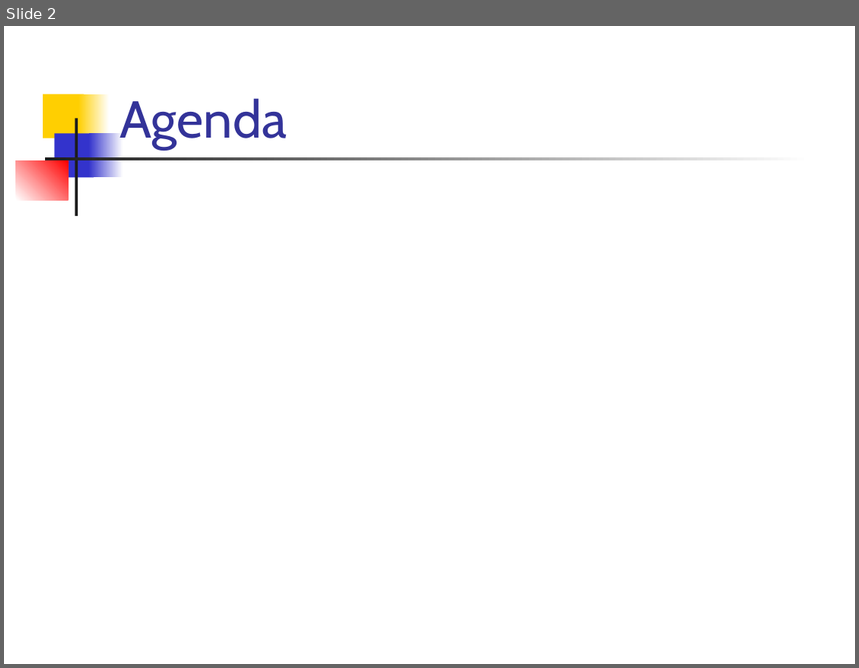
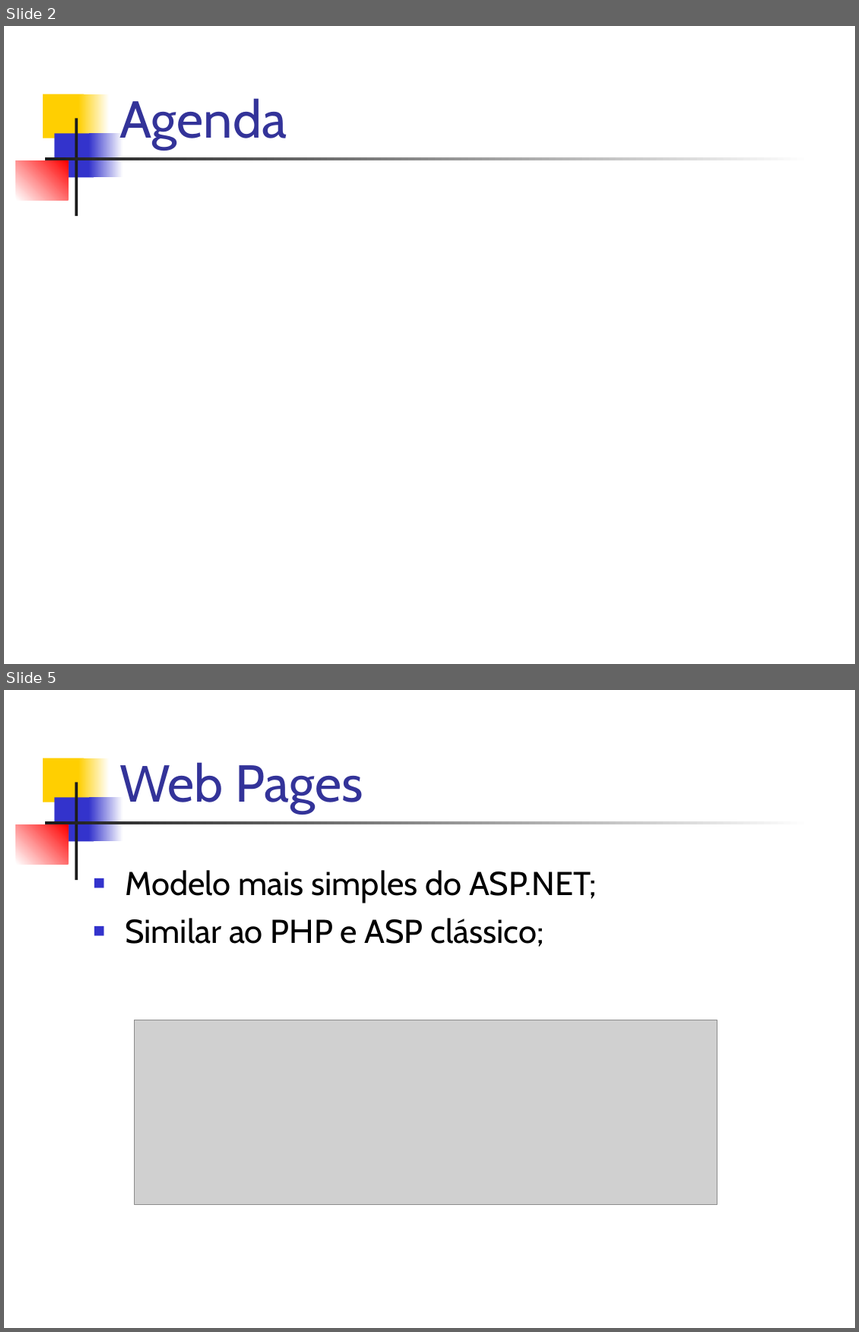
Before and after one commit to dssika/mini-curso-asp-net-mvc3, a slide deck: Slide/Mini Curso.ppt. Shown one above the other, each under a label of ours: slide 2 before the commit, slides 2 and 5 after it; the slides between them are not shown. The pictures are 859x668 and 859x1332 pixels, drawn with LibreOffice and Linux fonts; fonts in the diff are those of the drawing; grey boxes stand for pictures. Boxes give left, top, right and bottom in pixels: in the first picture for what was removed or moved away, otherwise in the second. Text is boxed around its words. In the diff, an @@ line names an element or a change of style, - is before the commit and + after.

```diff
--- a/Slide/Mini Curso.ppt
+++ b/Slide/Mini Curso.ppt
@@ slide 5 added at (4,690,855,1328), background #FFFFFF; not listed: 7 template elements that a slide beside it also shows @@
@@ title added at (120,762,363,813), 44 pt, text #333399 @@
+Web Pages
@@ text added at (125,870,597,947), 28 pt, text #000000 @@
+■ Modelo mais simples do ASP.NET;
+■ Similar ao PHP e ASP clássico;
@@ picture added at (134,1021,718,1204) @@
```
Also in this commit, not shown: 2 slides changed, 6 other slides added, 2 other files.
